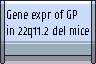
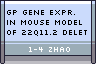
Two versions of the same layered image (96x64). Layer-by-layer changes:
added layer "1-4 Zhao" above "GP Gene expr. ..." over (29, 47, 70, 52)
renamed "Gene expr of GP ..." to "GP Gene expr. ...", painted on it over (7, 10, 89, 38)
